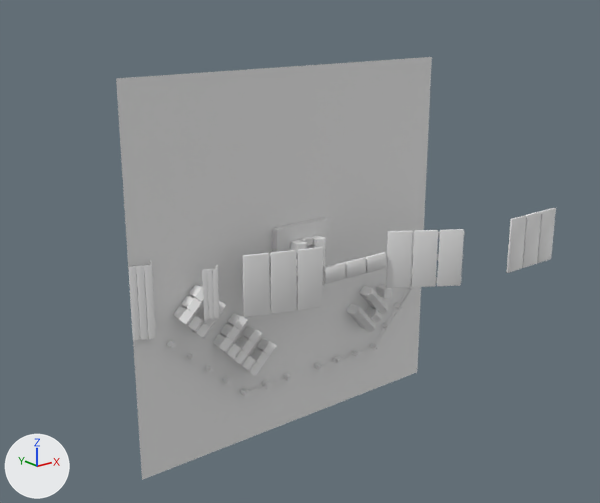
The glTF model static/models/intro/static/base.glb, before and after one commit.
Both versions are drawn from a 50 mm camera at (-115.8, -144.9, 97.7) aimed at (-7.7, -9.8, 43.7). Arrows for +X, +Y and +Z are at lower left; the lights stay in place. Where no turn or scale is listed for an object, it has been applied to the vertices.

Objects in the first picture: 'floor.002', 'shadeBeige_007.002', 'shadeBeige_017.001', 'shadeBeige_017.002', 'shadeBeige_017.003', 'shadeBeige_017.011', 'shadeGray', 'shadeGray.002', 'shadeGray.003', 'shadeYellow.030'.
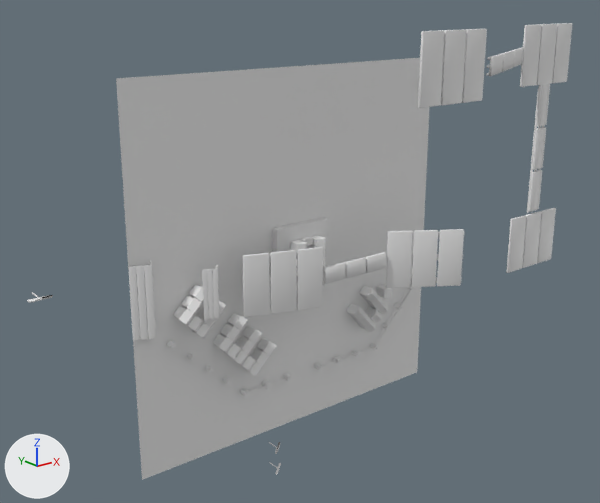
The change, as a list of edits to the scene's bpy script:
```text
Add me_cube_185:
    me_cube_185.from_pydata(...)  # 76 vertices, 148 faces; spans x -1.45..1.55, y -0.29..0.29, z -0.09..0.09
Add me_cube_030:
    me_cube_030.from_pydata(...)  # 336 vertices, 648 faces; spans x -14.0..14.9, y -7.2..6.9, z -0.4..3.4
Add me_cube_026:
    me_cube_026.from_pydata(...)  # 336 vertices, 648 faces; spans x -3.4..0.4, y -0.8..0.4, z -15.5..16.3
Add ob_shadewhite_029:
    ob_shadewhite_029 = bpy.data.objects.new('shadeWhite.029', me_cube_185)
    ob_shadewhite_029.location = (-63.7, -3.8, 44.1)
    ob_shadewhite_029.rotation_euler = (-0.0145, -0.00556, -3.13)  # degrees (-0.8, -0.3, -179)
    ob_shadewhite_029.scale = (-1.57, -1.57, -1.57)
Add ob_shadebeige_017_007:
    ob_shadebeige_017_007 = bpy.data.objects.new('shadeBeige_017.007', me_cube_152.copy())  # the mesh of ob_shadebeige_017_003
    ob_shadebeige_017_007.location = (9.1, -35.7, 89.4)
Add ob_shadebeige_017_006:
    ob_shadebeige_017_006 = bpy.data.objects.new('shadeBeige_017.006', me_cube_030)
    ob_shadebeige_017_006.location = (32.4, -29.8, 81.9)
Add ob_shadebeige_017_005:
    ob_shadebeige_017_005 = bpy.data.objects.new('shadeBeige_017.005', me_cube_152.copy())  # the mesh of ob_shadebeige_017_003
    ob_shadebeige_017_005.location = (56.5, -22.9, 89.0)
Add ob_shadebeige_017_004:
    ob_shadebeige_017_004 = bpy.data.objects.new('shadeBeige_017.004', me_cube_026)
    ob_shadebeige_017_004.location = (57.9, -23.0, 60.2)
```

Pixel boxes [x1, y1, x2, y2] of what changed, in the pictures (600 x 503 px):
'shadeBeige_017.007', added
    after: [418, 29, 487, 108]
'shadeBeige_017.005', added
    after: [520, 23, 572, 87]
'shadeBeige_017.004', added
    after: [527, 84, 550, 213]
'shadeBeige_017.006', added
    after: [486, 47, 524, 76]
'shadeWhite.029', added
    after: [27, 295, 53, 303]
